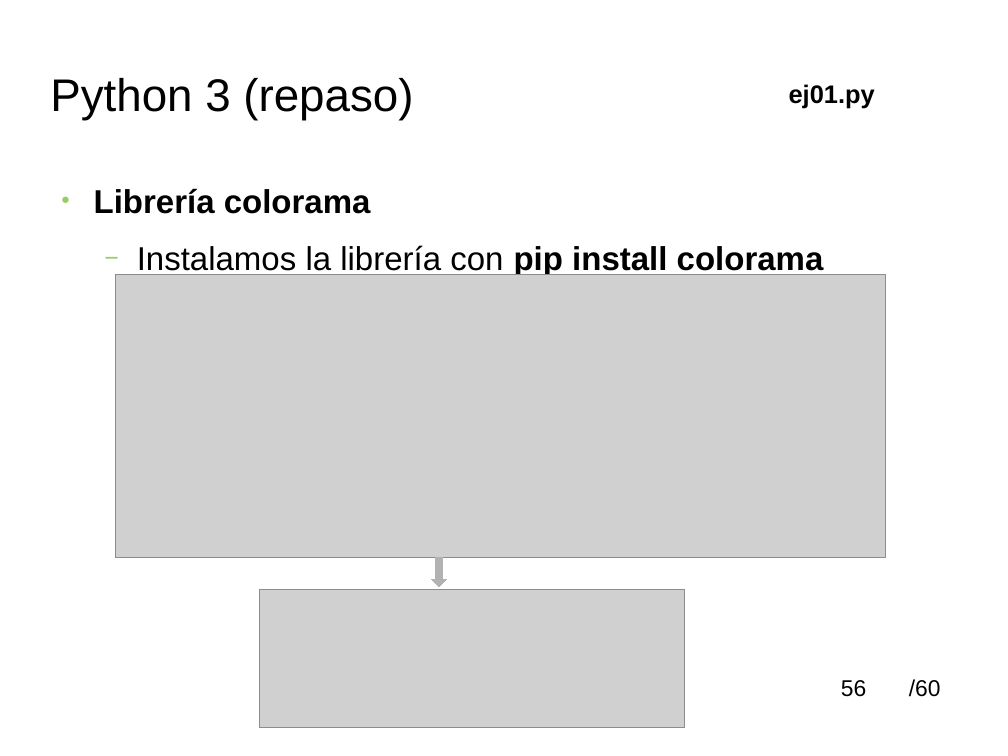
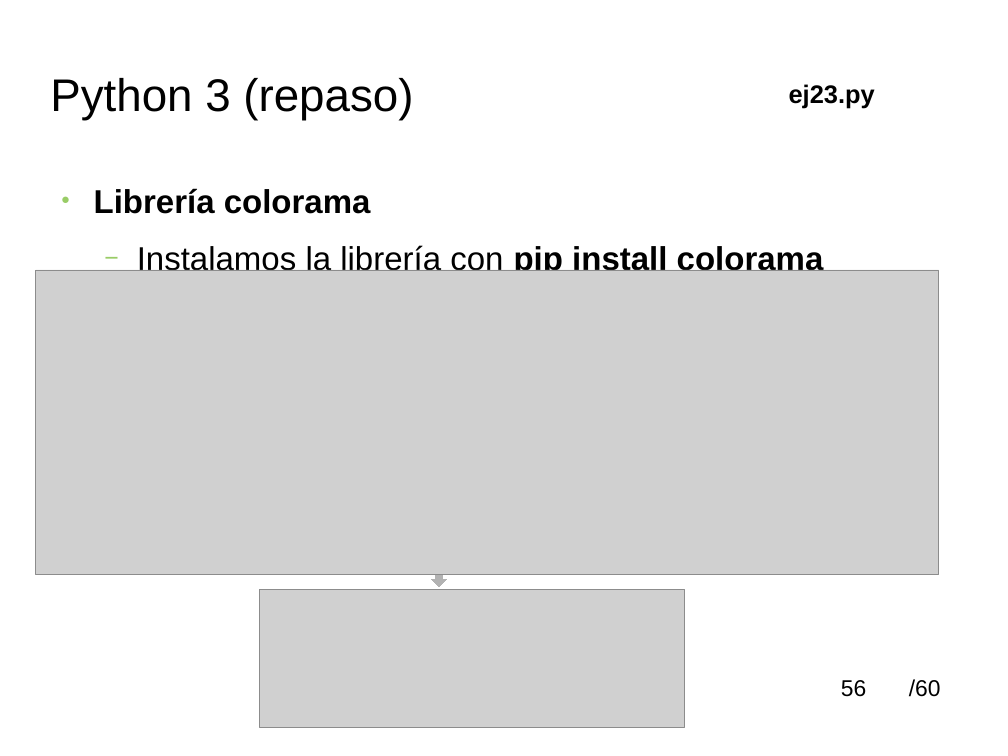
Before and after one commit to soa32123/cursoBasicoPythonSOM, a slide deck: slide 56 of material/python_tutoria_1smr.odp. Drawn at 1008x756 pixels with LibreOffice and Linux fonts; fonts in the diff are those of the drawing; grey boxes stand for pictures; background and template pictures are left out. Boxes give left, top, right and bottom in pixels: in the first picture for what was removed or moved away, otherwise in the second. Text is boxed around its words. In the diff, an @@ line names an element or a change of style, - is before the commit and + after.

```diff
--- a/material/python_tutoria_1smr.odp
+++ b/material/python_tutoria_1smr.odp
@@ text at (789,84,875,108): text changed @@
-ej01.py
+ej23.py
@@ picture: place and size @@
-picture at (115,274,886,558)
+picture at (36,270,938,574)
```
Also in this commit, not shown: 24 other slides changed, 4 other files.
